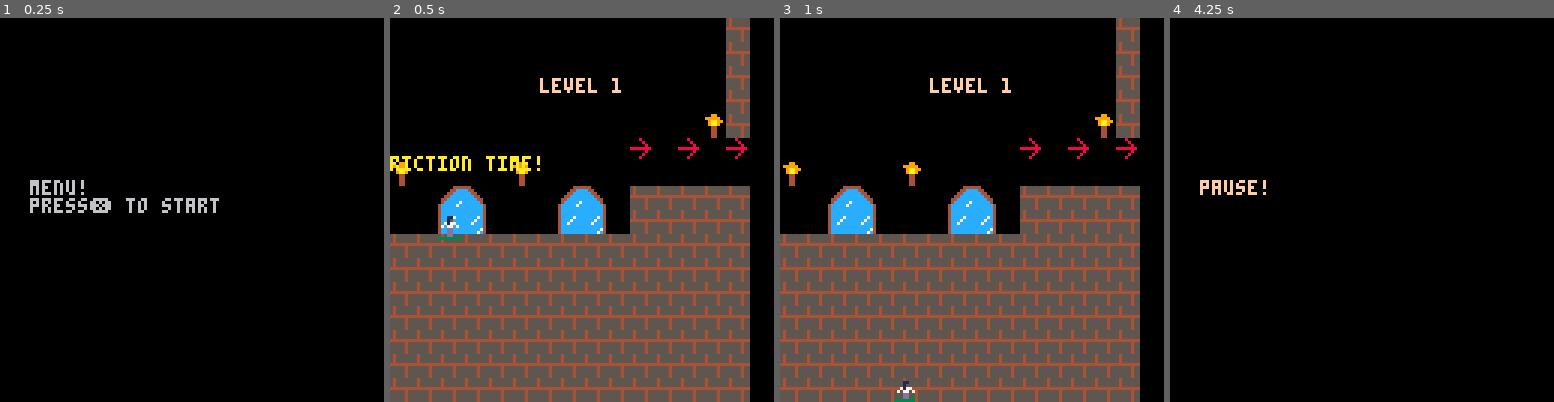
Above: before the commit, frames 1-4 (left to right).
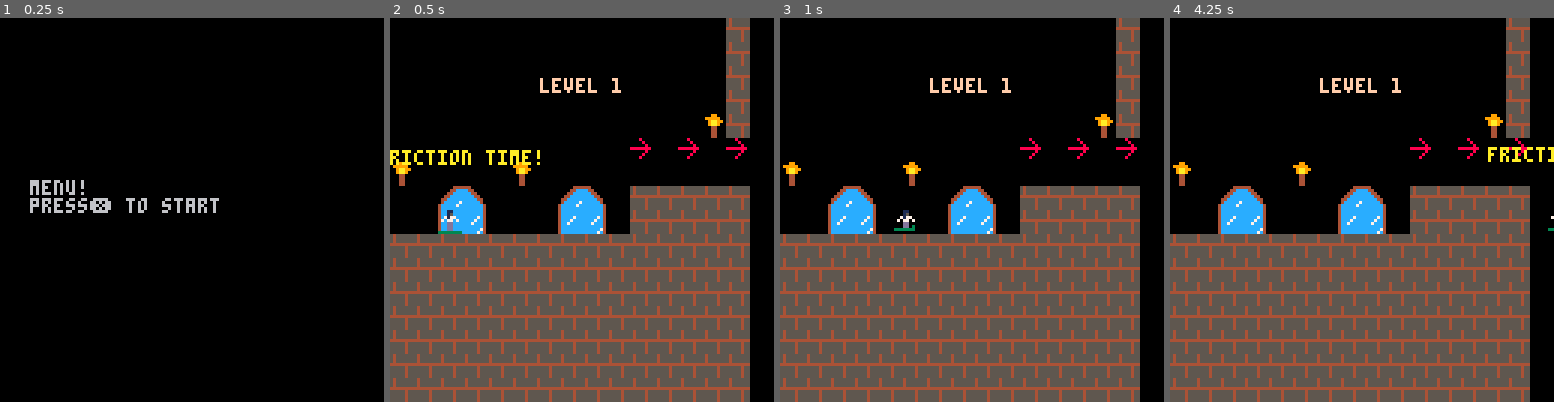
Above: after the commit, the same moments.

Repository: FrederikHR/GDB
Game: PICO-8 cartridge lift.p8
The game is run twice, just before and just after one commit, with the same random seed, the same clock (stepped at 60 frames per second) and the same inputs.
Inputs:
- Up to frame 1 (0.25 s): no input
- Up to frame 2 (0.5 s): tap X (X key) at 0.33 s
- Up to frame 3 (1 s): tap O (Z key) at 0.7 s
- Up to frame 4 (4.25 s): tap X (X key) at 1.07, 1.85, 2.97, 4.08 s; hold Right 1.6-2.1 s; tap O (Z key) every 0.4 s from 1.7 to 4.1 s; hold Up 2.15-2.42 s; hold Right 2.47-3.03 s; hold Left 3.08-3.58 s; hold Down 3.63-3.97 s; hold Right from 4.02 s (still down)

Frame 1 is identical in both runs. In frame 2, 1.0% of the frame differs, in the area x 0-40%, y 34-58%; in frame 3, 0.3%; in frame 4, 51%, in the area x 0-100%, y 0-100%.

Commit message:
Update lift.p8
added flag to map tile

Diff:
--- a/lift.p8
+++ b/lift.p8
@@ -381,6 +381,9 @@
 000000000000000000000000000000004cccccccccccccc400000000000000000000000000000000000000000000000000000000000000000000000000000000
 000000000000000000000000000000004ccccccccccccc7400000000000000000000000000000000000000000000000000000000000000000000000000000000
 000000000000000000000000000000004cccccccccccc7c400000000000000000000000000000000000000000000000000000000000000000000000000000000
+__gff__
+0000000000000000000000000000000000000000000000000000000000000000000000000000000000000000000000000000000000000000000000000000000001000000000000000000000000000000000000000000000000000000000000000000000000000000000000000000000000000000000000000000000000000000
+0000000000000000000000000000000000000000000000000000000000000000000000000000000000000000000000000000000000000000000000000000000000000000000000000000000000000000000000000000000000000000000000000000000000000000000000000000000000000000000000000000000000000000
 __map__
 0000000000000000000000000000400000000000000000000000000000000000000000000000000000000000000000000000000000000000000000000000000000000000000000000000000000000000000000000000000000000000000000000000000000000000000000000000000000000000000000000000000000000000
 0000000000000000000000000000400000000000000000000000000000000000000000000000000000000000000000000000000000000000000000000000000000000000000000000000000000000000000000000000000000000000000000000000000000000000000000000000000000000000000000000000000000000000
